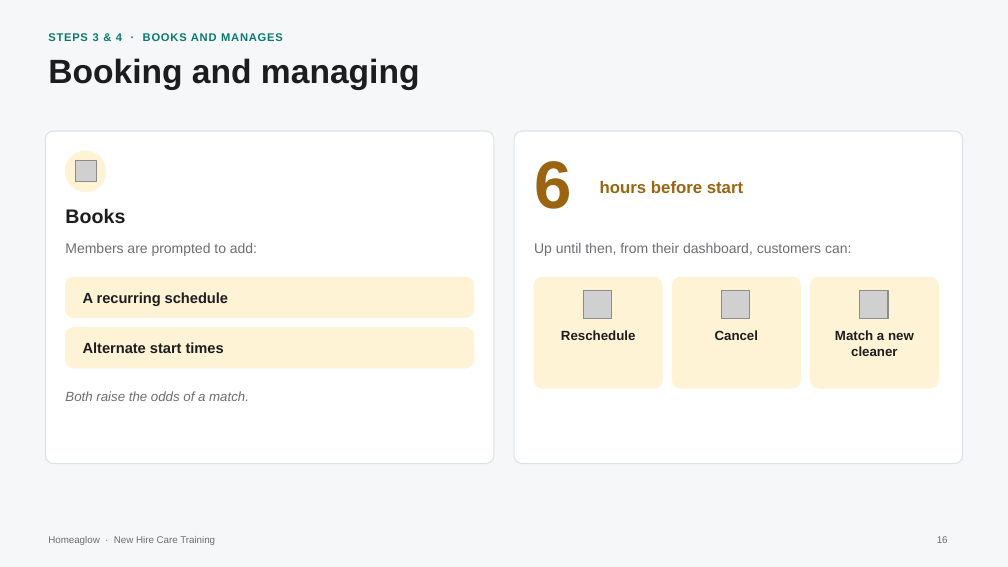
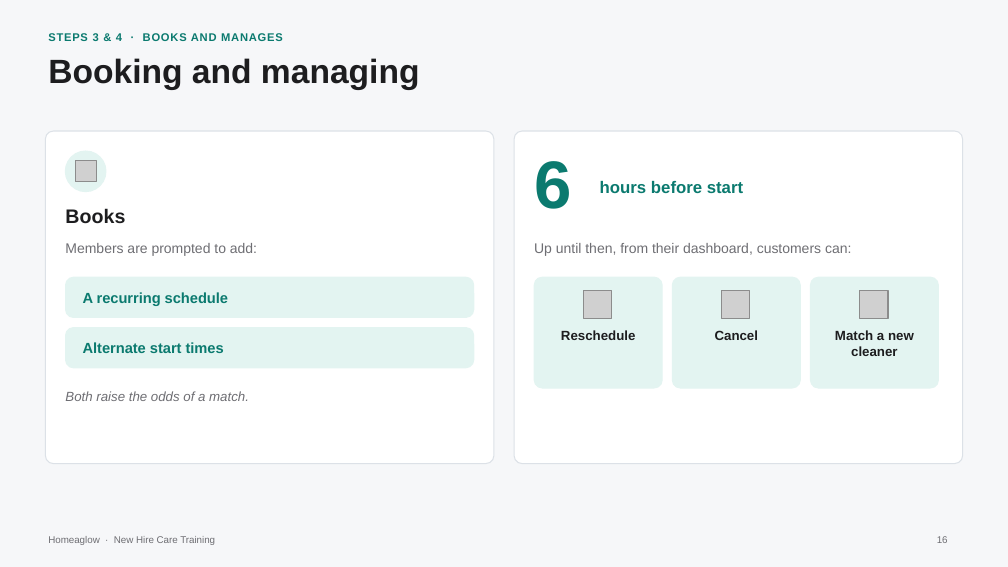
Before and after one commit to anjulimichelle/training, a slide deck: slide 16 of customer-foundations/customer-foundations-c-crm.pptx. Drawn at 1008x567 pixels with LibreOffice and Linux fonts; fonts in the diff are those of the drawing; grey boxes stand for pictures. Boxes give left, top, right and bottom in pixels: in the first picture for what was removed or moved away, otherwise in the second. Text is boxed around its words. In the diff, an @@ line names an element or a change of style, - is before the commit and + after.

```diff
--- a/customer-foundations/customer-foundations-c-crm.pptx
+++ b/customer-foundations/customer-foundations-c-crm.pptx
@@ text "6" at box(534, 161, 571, 209): text colour #9A6410 to #0B7A6F @@
@@ ellipse at box(66, 151, 106, 192): fill #FFF3D6 to #E3F4F1; outline #FFF3D6 1 pt to #E3F4F1 1 pt @@
@@ text "hours before start" at box(600, 181, 743, 193): text colour #9A6410 to #0B7A6F @@
@@ text "A recurring schedule" at box(83, 292, 228, 306): text colour #1D1D1F to #0B7A6F @@
@@ fill #FFF3D6 to #E3F4F1; outline #FFF3D6 0.75 pt to #E3F4F1 0.75 pt in 5 elements at box(534, 277, 662, 388), box(672, 277, 800, 388), box(810, 277, 938, 388), box(66, 277, 474, 318), box(66, 328, 474, 368) @@
@@ text "Alternate start times" at box(83, 342, 224, 353): text colour #1D1D1F to #0B7A6F @@
```
Also in this commit, not shown: 23 other slides changed, 3 slides added, 2 slides removed, 12 other files.
